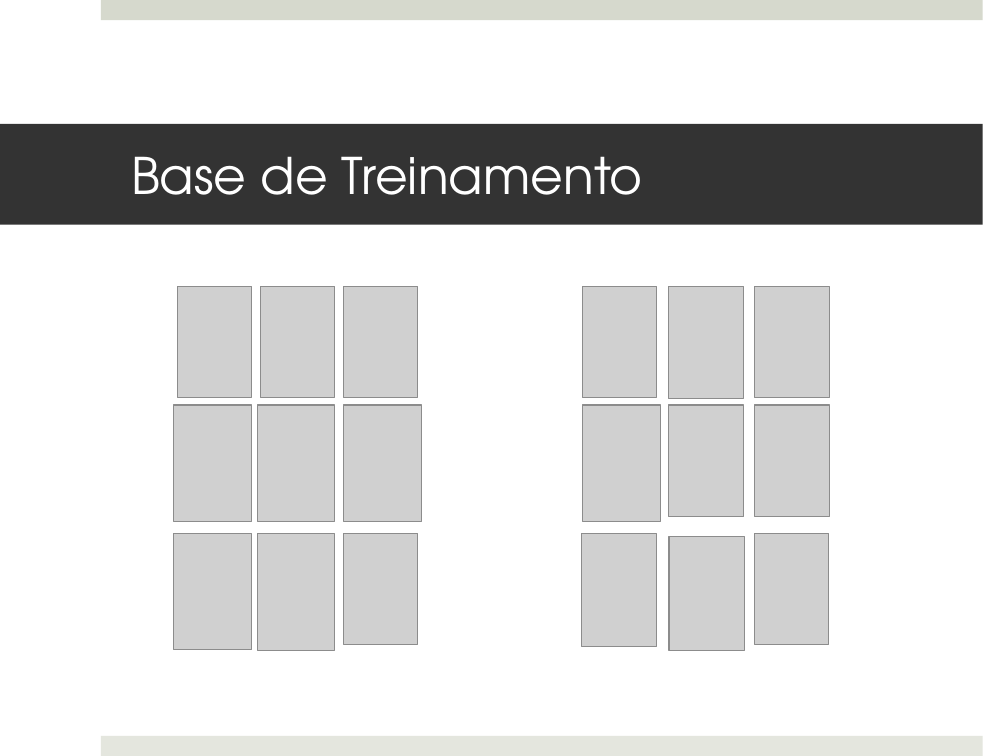
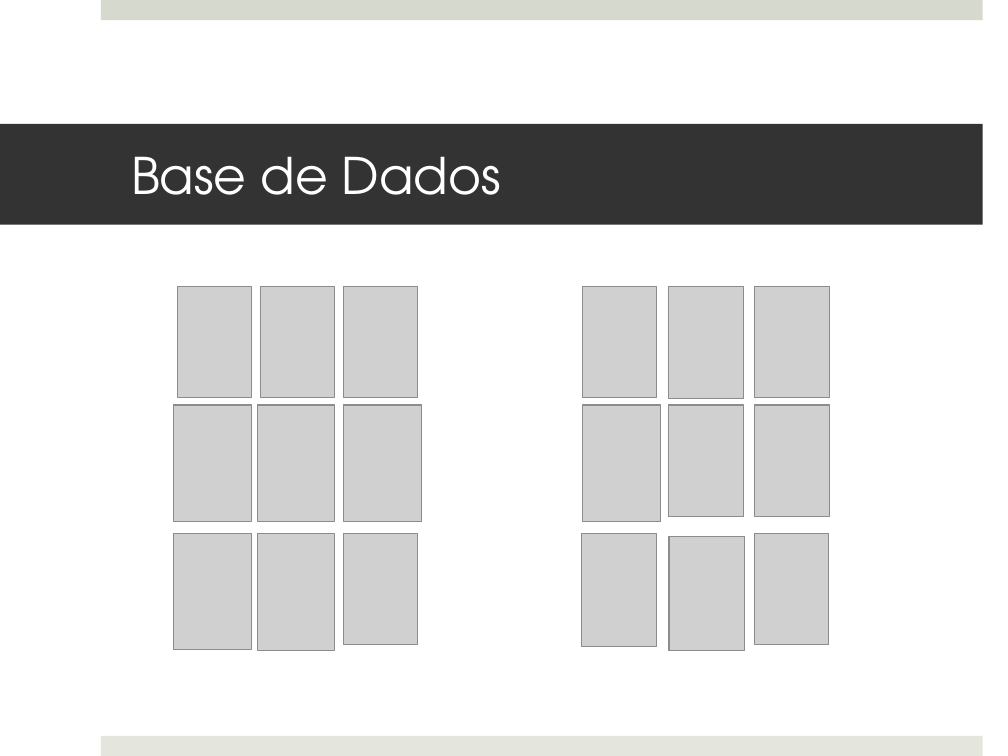
Before and after one commit to MarioBajr/Redes-Neurais, a slide deck: slide 24 of projeto PI.pptx. Drawn at 1008x756 pixels with LibreOffice and Linux fonts; fonts in the diff are those of the drawing; grey boxes stand for pictures. Boxes give left, top, right and bottom in pixels: in the first picture for what was removed or moved away, otherwise in the second. Text is boxed around its words. In the diff, an @@ line names an element or a change of style, - is before the commit and + after.

```diff
--- a/projeto PI.pptx
+++ b/projeto PI.pptx
@@ title at [131, 156, 501, 195]: text changed @@
-Base de Treinamento
+Base de Dados
```
Also in this commit, not shown: 6 other slides changed, 4 slides added, 9 slides removed.
